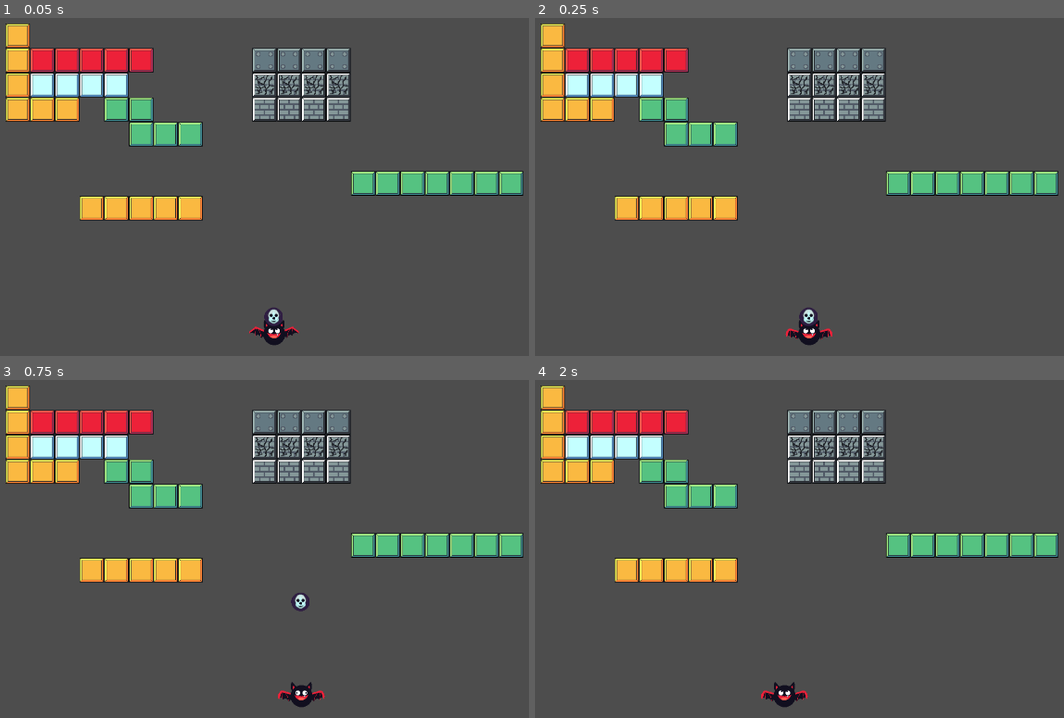
Above: before the commit, frames 1-4 (two rows, left to right).
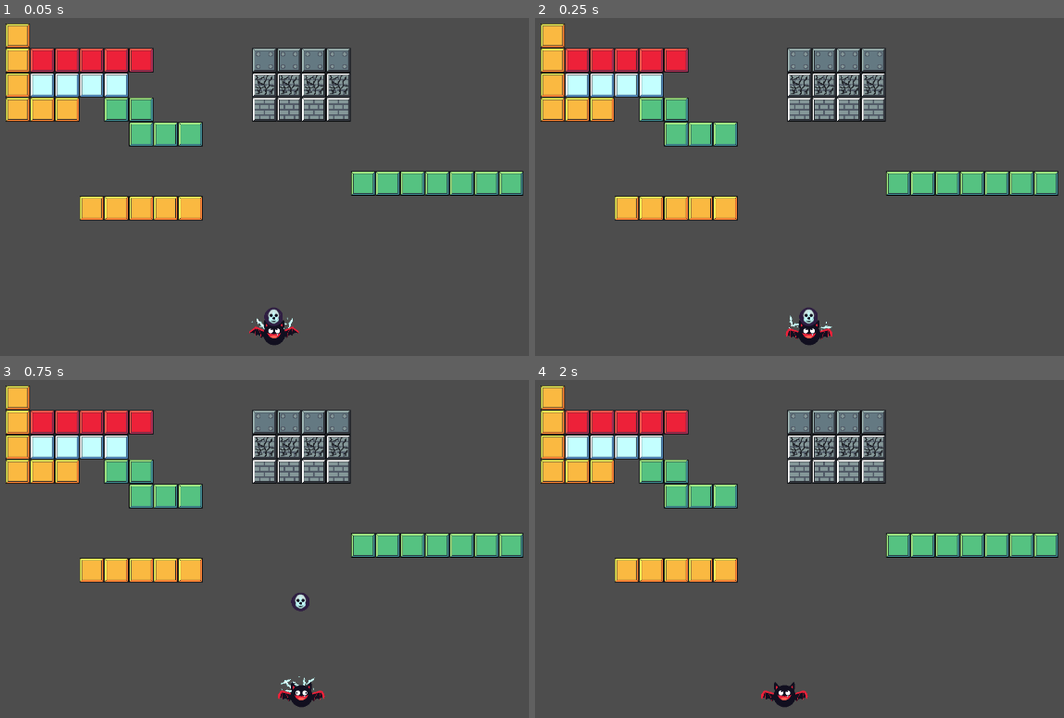
Above: after the commit, the same moments.

Repository: teachingCS/Schuelerakademie_24_25
Game: Godot game, scene res://Levels/level_template.tscn
The game is run twice, just before and just after one commit, with the same random seed, the same clock (stepped at 60 frames per second) and the same inputs.
Inputs (mouse positions are in pixels of both pictures, inside the frame that each line leads up to):
- Up to frame 1 (0.05 s): no input
- Up to frame 2 (0.25 s): no input
- Up to frame 3 (0.75 s): move the mouse to (269, 518) at 0.52 s; press the mouse at (269, 518) at 0.53 s
- Up to frame 4 (2 s): move the mouse to (725, 521) at 1.27 s; release the mouse at (725, 521) at 1.28 s; click (725, 521) at 1.35 s

The runs differ from the first frame. In frame 1, less than 0.1% of the frame differs, in the area x 47-56%, y 88-93%; in frame 2, less than 0.1%; in frame 3, less than 0.1%, in the area x 53-60%, y 87-93%; in frame 4, nothing differs.

Commit message:
Stand 19.03.
added GPU-Particles

Diff:
--- a/spookybricks/Ball/ball.gd
+++ b/spookybricks/Ball/ball.gd
@@ -55,7 +55,7 @@
 		grabbed = true
 
 func magnetize(set_magnet:bool):
-	print("called")
+	print("test")
 	magnetized = set_magnet
 
 func release():
@@ -63,6 +63,3 @@
 		grabbed = false
 		velocity.y = -SPEED
 		velocity.x += grab_offset * 5
-
-func hi():
-	print("hiiiiiiiiiiii")
--- a/spookybricks/Ball/ball.tscn
+++ b/spookybricks/Ball/ball.tscn
@@ -9,7 +9,7 @@
 [sub_resource type="CircleShape2D" id="CircleShape2D_mc8fj"]
 radius = 26.0
 
-[node name="Ball" type="CharacterBody2D"]
+[node name="Ball" type="CharacterBody2D" groups=["Balls"]]
 collision_layer = 2
 collision_mask = 13
 motion_mode = 1
--- a/spookybricks/Bat/bat.gd
+++ b/spookybricks/Bat/bat.gd
@@ -14,13 +14,16 @@
 		if first_shot:
 			first_shot = false
 			# tells the balls not to be magnets
-			get_tree().call_group("Balls", "hi")
 			get_tree().call_group("Balls", "magnetize", false)
 			get_tree().call_group("Balls", "release")
 			# set magnet particles to false
+			magnetize(false)
 	move_and_collide(motion*SPEED*delta)
 	motion.x = 0
 
 func _input(event: InputEvent) -> void:
 	if event is InputEventMouseMotion:
 		motion.x += event.relative.x
+
+func magnetize(set_magnet: bool):
+	$Magnet.emitting = set_magnet
--- a/spookybricks/Bat/bat.tscn
+++ b/spookybricks/Bat/bat.tscn
@@ -1,7 +1,32 @@
-[gd_scene load_steps=14 format=3 uid="uid://cxwwlgopurhcy"]
+[gd_scene load_steps=19 format=3 uid="uid://cxwwlgopurhcy"]
 
 [ext_resource type="Script" path="res://Bat/bat.gd" id="1_1kcbo"]
+[ext_resource type="Texture2D" uid="uid://b40jvt31nrlmk" path="res://SpookyBricks/Particles/Sparks/sparks.png" id="2_kkign"]
 [ext_resource type="Texture2D" uid="uid://bwvhssehmjfid" path="res://SpookyBricks/Sprites/BatFriend.png" id="2_ul7rv"]
+
+[sub_resource type="CanvasItemMaterial" id="CanvasItemMaterial_vsi1y"]
+blend_mode = 1
+particles_animation = true
+particles_anim_h_frames = 4
+particles_anim_v_frames = 1
+particles_anim_loop = false
+
+[sub_resource type="Curve" id="Curve_6rb5t"]
+_data = [Vector2(0, 0), 0.0, 0.0, 0, 0, Vector2(0.99999, 1), -0.101014, -0.101014, 0, 0, Vector2(1, 0), 0.0, 0.0, 0, 0]
+point_count = 3
+
+[sub_resource type="CurveTexture" id="CurveTexture_vjcwb"]
+curve = SubResource("Curve_6rb5t")
+
+[sub_resource type="ParticleProcessMaterial" id="ParticleProcessMaterial_8njhs"]
+particle_flag_disable_z = true
+emission_shape = 3
+emission_box_extents = Vector3(50, 16, 1)
+angle_min = -180.0
+angle_max = 180.0
+gravity = Vector3(0, 0, 0)
+scale_curve = SubResource("CurveTexture_vjcwb")
+color = Color(0.6, 1, 0.960784, 1)
 
 [sub_resource type="AtlasTexture" id="AtlasTexture_we0he"]
 atlas = ExtResource("2_ul7rv")
@@ -83,11 +108,23 @@
 script = ExtResource("1_1kcbo")
 metadata/_edit_group_ = true
 
+[node name="Magnet" type="GPUParticles2D" parent="."]
+material = SubResource("CanvasItemMaterial_vsi1y")
+position = Vector2(0, -20)
+amount = 16
+process_material = SubResource("ParticleProcessMaterial_8njhs")
+texture = ExtResource("2_kkign")
+lifetime = 0.5
+preprocess = 1.0
+randomness = 1.0
+local_coords = true
+
 [node name="AnimatedSprite2D" type="AnimatedSprite2D" parent="."]
 sprite_frames = SubResource("SpriteFrames_p376m")
 autoplay = "default"
 
 [node name="CollisionShape2D" type="CollisionShape2D" parent="."]
+visible = false
 position = Vector2(0, -5)
 rotation = 1.5708
 shape = SubResource("CapsuleShape2D_xnuyk")
